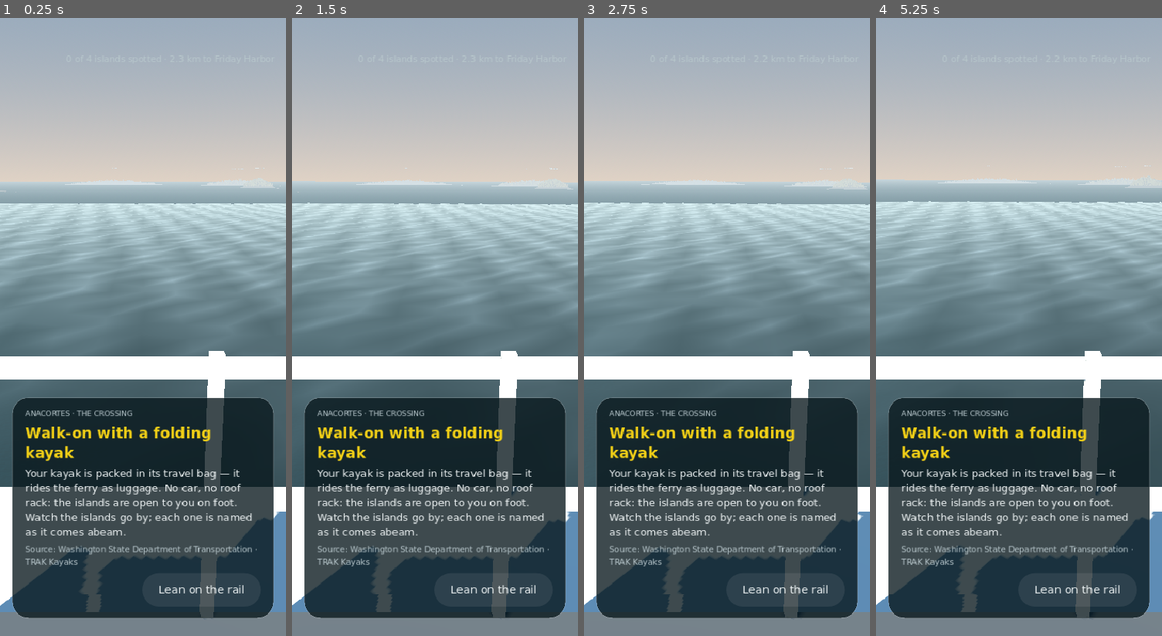
Above: before the commit, frames 1-4 (left to right).
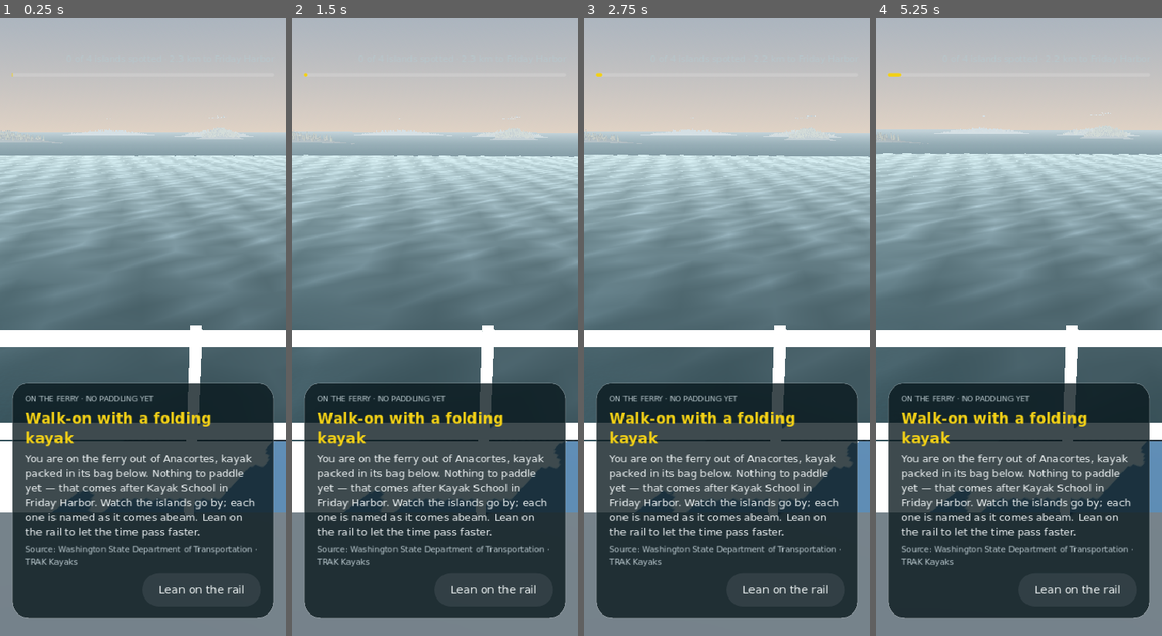
Above: after the commit, the same moments.

Repository: twknab/salish-sea-expeditions
Game: Godot game, scene res://scenes/ferry.tscn
Same seed, same stepped clock (60 frames per second), same inputs: the game is played once before the commit and once after it. This scene is started directly instead of the project's main scene.
Inputs (mouse positions are in pixels of both pictures, inside the frame that each line leads up to):
- Up to frame 1 (0.25 s): no input
- Up to frame 2 (1.5 s): tap Enter at 0.5 s; move the mouse to (497, 296) at 0.52 s; hold D 0.53-1.25 s; tap Z at 0.6 s; click (497, 296) at 0.67 s; drag from (377, 357) to (420, 450) at 1.27 s
- Up to frame 3 (2.75 s): move the mouse to (755, 191) at 2.02 s; hold D from 2.03 s (still down); tap J at 2.1 s; click (755, 191) at 2.17 s
- Up to frame 4 (5.25 s): release D at 2.75 s; drag from (1004, 450) to (933, 234) at 2.77 s; move the mouse to (1104, 419) at 3.52 s; hold A 3.53-4.25 s; tap Q at 3.6 s; click (1104, 419) at 3.67 s; drag from (933, 234) to (976, 172) at 4.27 s; move the mouse to (1033, 327) at 5.02 s; hold S from 5.03 s (still down); tap Z at 5.1 s; click (1033, 327) at 5.17 s

The runs differ from the first frame. In frame 1, 56% of the frame differs, in the area x 0-100%, y 8-97%; in frame 2, 57%; in frame 3, 57%; in frame 4, 57%.

Commit message:
Godot: touch and mouse each read once; the ferry shows its bow deck, closer islands, a progress bar and says no paddling yet
Co-Authored-By: Claude Fable 5.1 <noreply@anthropic.com>
Claude-Session: https://claude.ai/code/session_012pnZHEZ1nKNhR1ekswgXzX

Diff:
--- a/godot/project.godot
+++ b/godot/project.godot
@@ -36,7 +36,7 @@
 [input_devices]
 
 pointing/emulate_touch_from_mouse=false
-pointing/emulate_mouse_from_touch=false
+pointing/emulate_mouse_from_touch=true
 
 [physics]
 
--- a/godot/scripts/controls.gd
+++ b/godot/scripts/controls.gd
@@ -51,6 +51,11 @@
 	return ""
 
 func _gui_input(ev: InputEvent) -> void:
+	# Godot emulates a mouse from every touch (buttons need it); those copies carry the emulation
+	# device id, so each gesture is read once — from the touch on a phone, from the mouse on a desktop.
+	if ev.device == InputEvent.DEVICE_ID_EMULATION:
+		accept_event()
+		return
 	if ev is InputEventScreenTouch:
 		if ev.pressed:
 			_down(ev.index, ev.position)
--- a/godot/scripts/ferry.gd
+++ b/godot/scripts/ferry.gd
@@ -17,6 +17,7 @@
 var _t := 0.0
 var _arrived := false
 var _counter: Label
+var _bar: ProgressBar
 
 func _ready() -> void:
 	_ferry = FerryModel.new()
@@ -33,16 +34,16 @@
 	cam.near = 0.3
 	cam.far = 3000.0
 	# Between the forward wheelhouse (ends 0.3 L from midships) and the bow rail (0.36 L), on the sun deck.
-	cam.position = Vector3(-2.0, 12.7, -FerryModel.LENGTH * 0.36 + 1.6)
-	cam.rotation = Vector3(deg_to_rad(-16.0), 0.0, 0.0)
+	cam.position = Vector3(-2.0, 13.0, -FerryModel.LENGTH * 0.36 + 2.2)
+	cam.rotation = Vector3(deg_to_rad(-21.0), 0.0, 0.0)
 	_ferry.add_child(cam)
 	# The islands, placed along the run (not to chart scale — the order and the sides are right).
 	_spots = [
 		{ "id": "anacortes", "z": 0.0, "x": 0.0, "r": 0.0 },
-		{ "id": "shaw", "z": -700.0, "x": -330.0, "r": 190.0, "seed": 11 },
-		{ "id": "yellow", "z": -1150.0, "x": 240.0, "r": 45.0, "seed": 5 },
-		{ "id": "labs", "z": -1750.0, "x": 300.0, "r": 150.0, "seed": 9 },
-		{ "id": "fridayHarbor", "z": -2250.0, "x": -120.0, "r": 260.0, "seed": 13 },
+		{ "id": "shaw", "z": -650.0, "x": -230.0, "r": 170.0, "seed": 11 },
+		{ "id": "yellow", "z": -1100.0, "x": 150.0, "r": 55.0, "seed": 5 },
+		{ "id": "labs", "z": -1650.0, "x": 210.0, "r": 140.0, "seed": 9 },
+		{ "id": "fridayHarbor", "z": -2250.0, "x": -140.0, "r": 240.0, "seed": 13 },
 	]
 	for s in _spots:
 		if s.r > 0.0:
@@ -67,7 +68,7 @@
 	_counter = UIKit.label("", 12, UIKit.MIST)
 	_counter.horizontal_alignment = HORIZONTAL_ALIGNMENT_RIGHT
 	Sound.horn()
-	_show_card("Walk-on with a folding kayak", "Your kayak is packed in its travel bag — it rides the ferry as luggage. No car, no roof rack: the islands are open to you on foot. Watch the islands go by; each one is named as it comes abeam.", App.sources_line(["wsf", "trak"]), "Anacortes · the crossing", true)
+	_show_card("Walk-on with a folding kayak", "You are on the ferry out of Anacortes, kayak packed in its bag below. Nothing to paddle yet — that comes after Kayak School in Friday Harbor. Watch the islands go by; each one is named as it comes abeam. Lean on the rail to let the time pass faster.", App.sources_line(["wsf", "trak"]), "On the ferry · no paddling yet", true)
 
 func _place(id: String) -> Dictionary:
 	for p in App.content.get("places", []):
@@ -78,6 +79,15 @@
 func _show_card(title: String, text: String, source: String, kicker: String, with_rail := false) -> void:
 	for ch in _ui.get_children():
 		ch.queue_free()
+	var bar := ProgressBar.new()
+	bar.show_percentage = false
+	bar.custom_minimum_size = Vector2(0, 5)
+	bar.value = clampf((0.0 - _ferry.position.z) / -LANDING_Z, 0.0, 1.0) * 100.0
+	var bg := StyleBoxFlat.new(); bg.bg_color = Color(1, 1, 1, 0.15); bg.set_corner_radius_all(3)
+	var fg := StyleBoxFlat.new(); fg.bg_color = UIKit.SUN; fg.set_corner_radius_all(3)
+	bar.add_theme_stylebox_override("background", bg)
+	bar.add_theme_stylebox_override("fill", fg)
+	_bar = bar
 	var actions: Array = []
 	if _arrived:
 		actions.append(["Walk off in Friday Harbor", func() -> void: App.next(), true])
@@ -85,6 +95,7 @@
 		actions.append(["Lean on the rail" if _rate < 2.0 else "Watch the water", func() -> void: _rate = 3.0 if _rate < 2.0 else 1.0; _show_card(title, text, source, kicker), false])
 	_card = UIKit.card(title, text, source, actions, kicker)
 	_ui.add_child(_counter)
+	_ui.add_child(bar)
 	_ui.add_child(UIKit.spacer())
 	_ui.add_child(_card)
 
@@ -101,6 +112,8 @@
 			_seen[s.id] = true
 			var p := _place(s.id)
 			_show_card(p.get("name", s.id), p.get("text", ""), App.sources_line(p.get("sourceIds", [])), "Abeam · %d of %d islands" % [_seen.size(), 4])
+	if _bar:
+		_bar.value = clampf(_ferry.position.z / LANDING_Z, 0.0, 1.0) * 100.0
 	_counter.text = "%d of 4 islands spotted · %.1f km to Friday Harbor" % [_seen.size(), maxf(0.0, (_ferry.position.z - LANDING_Z) / 1000.0)]
 	if not _arrived and _ferry.position.z <= LANDING_Z:
 		_arrived = true
